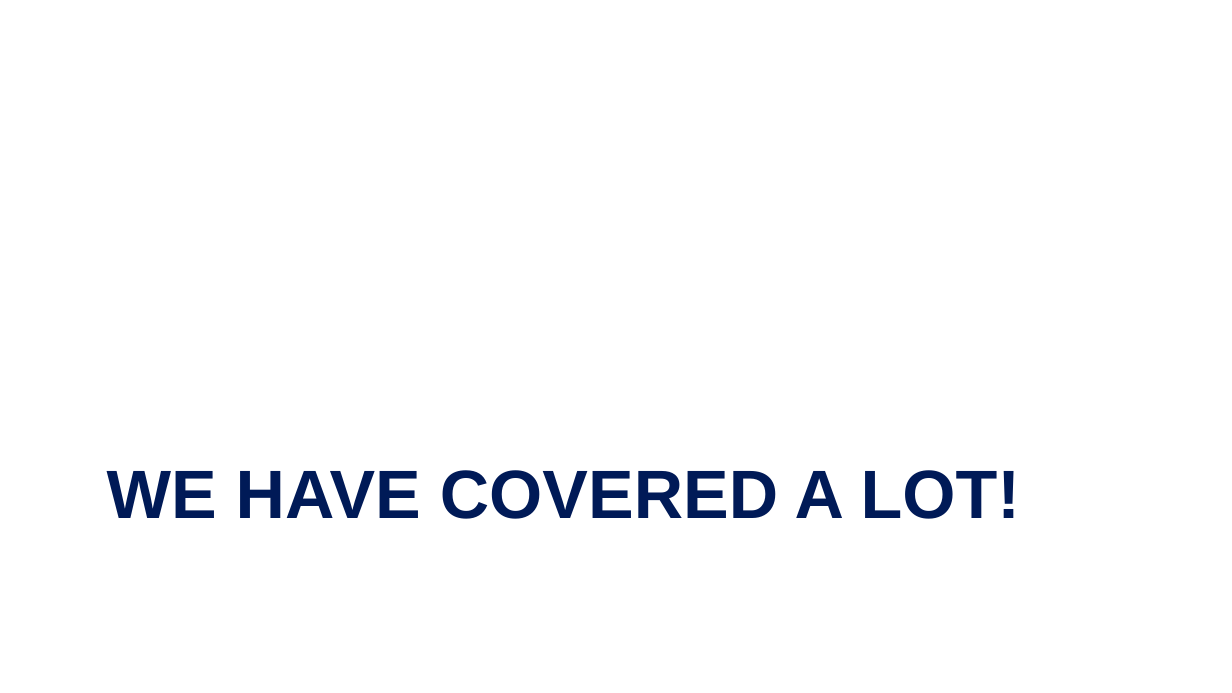
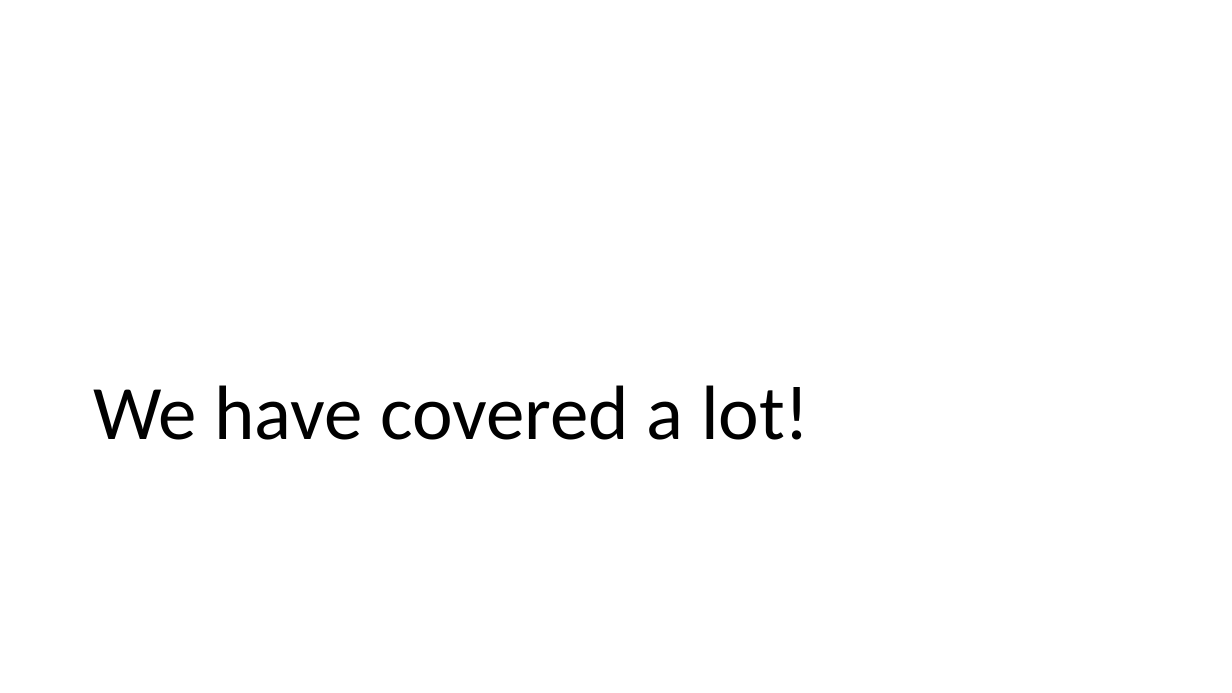
Before and after one commit to mengelhard/mmci_applied_ds, a slide deck: slide 26 of lectures/ll14.pptx. Drawn at 1232x693 pixels with LibreOffice and Linux fonts; fonts in the diff are those of the drawing; background and template pictures are left out. Boxes give left, top, right and bottom in pixels: in the first picture for what was removed or moved away, otherwise in the second. Text is boxed around its words. In the diff, an @@ line names an element or a change of style, - is before the commit and + after.

```diff
--- a/lectures/ll14.pptx
+++ b/lectures/ll14.pptx
@@ title "We have covered a lot!" at (x1=93, y1=385, x2=810, y2=440): vertical alignment top to bottom @@
@@ title at (x1=93, y1=385, x2=810, y2=440): text changed; size 53.3 to 60 pt; font Arial to Calibri; text colour #001A57 to #000000; bold off @@
-WE HAVE COVERED A LOT!
+We have covered a lot!
```
Also in this commit, not shown: 40 other slides changed, 4 other files.
